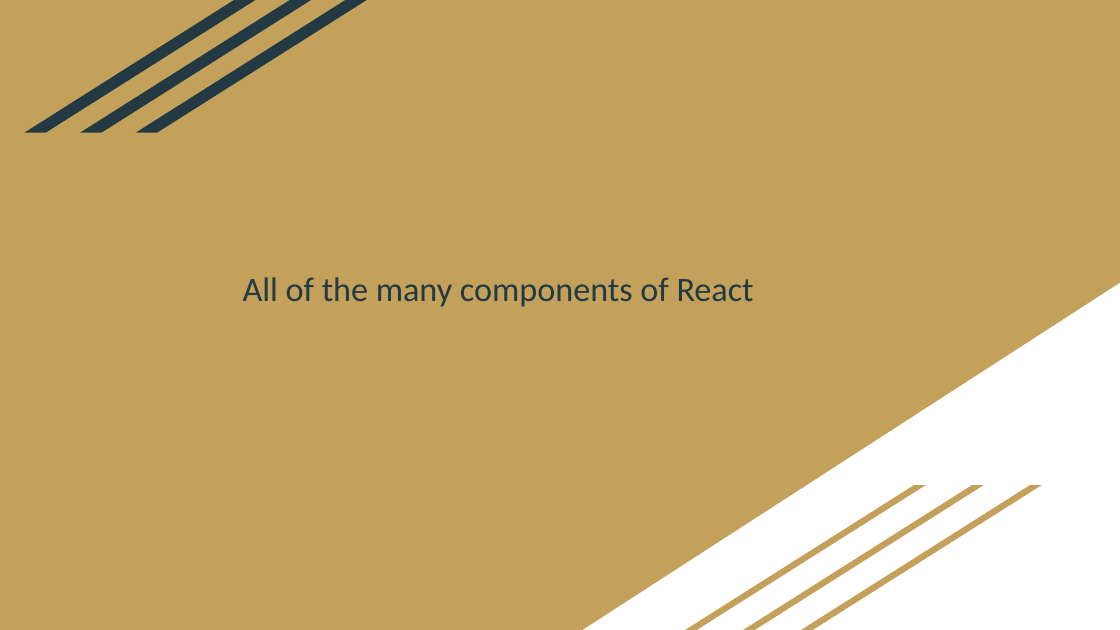
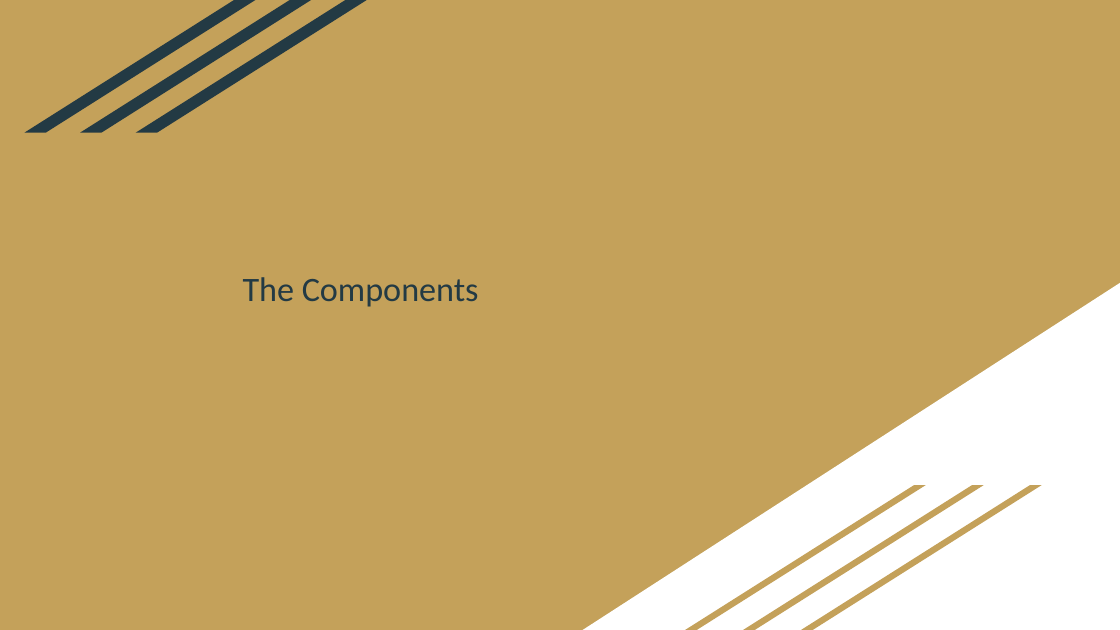
Before and after one commit to DustinWZook/Atlas-Itinerary, a slide deck: slide 10 of Documents/Project Design/Project Design.pptx (slide 9 before the commit). Drawn at 1120x630 pixels with LibreOffice and Linux fonts; fonts in the diff are those of the drawing. Boxes give left, top, right and bottom in pixels: in the first picture for what was removed or moved away, otherwise in the second. Text is boxed around its words. In the diff, an @@ line names an element or a change of style, - is before the commit and + after.

```diff
--- a/Documents/Project Design/Project Design.pptx
+++ b/Documents/Project Design/Project Design.pptx
@@ title at <box>243,277,479,307</box>: text changed @@
-All of the many components of React
+The Components
```
Also in this commit, not shown: 6 other slides changed, 2 slides added, 1 slide removed.
